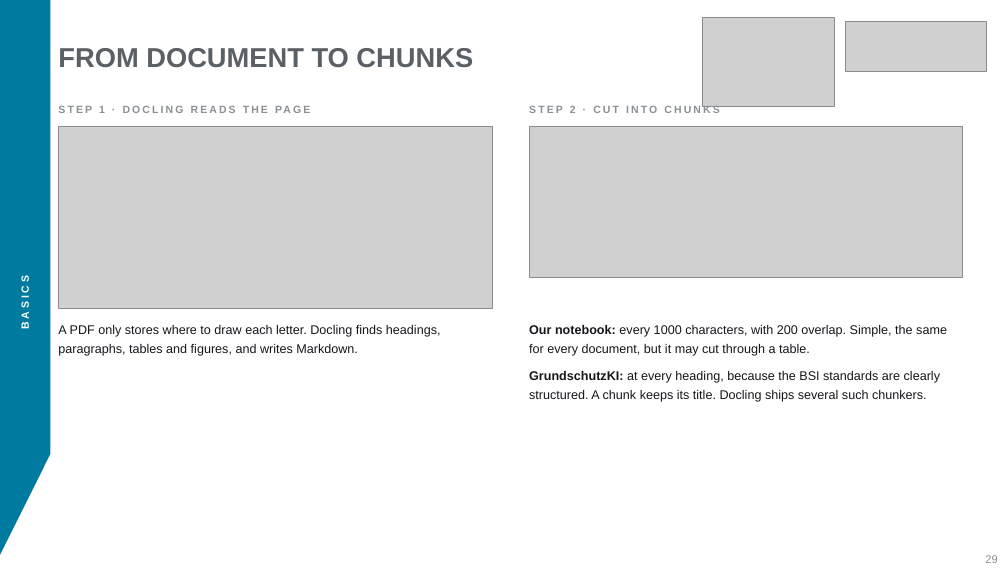
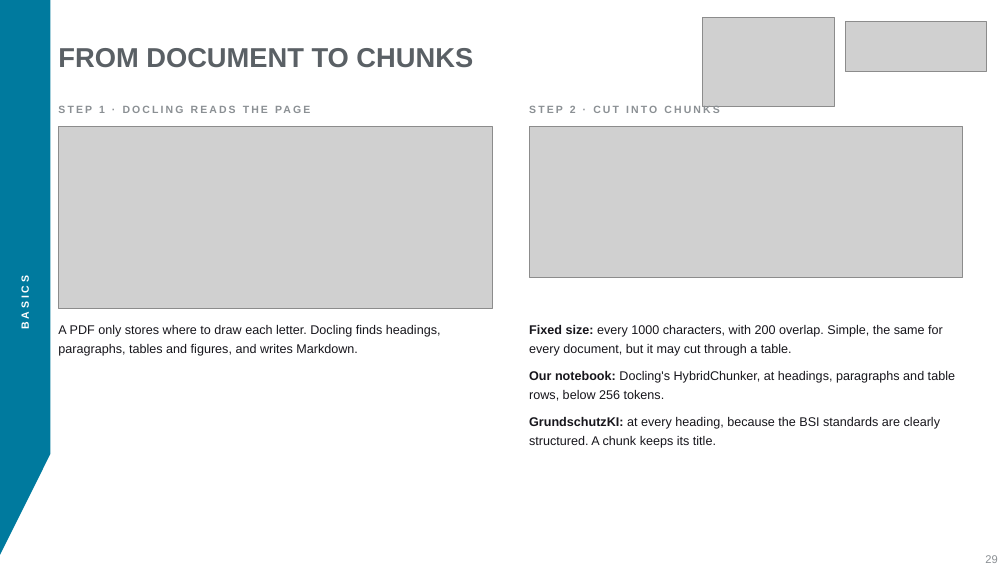
Before and after one commit to aihpi/workshop-rag-basics, a slide deck: slide 29 of slides/rag-workshop.pptx. Drawn at 1008x578 pixels with LibreOffice and Linux fonts; fonts in the diff are those of the drawing; grey boxes stand for pictures. Boxes give left, top, right and bottom in pixels: in the first picture for what was removed or moved away, otherwise in the second. Text is boxed around its words. In the diff, an @@ line names an element or a change of style, - is before the commit and + after.

```diff
--- a/slides/rag-workshop.pptx
+++ b/slides/rag-workshop.pptx
@@ text at bbox=[529, 325, 955, 448]: text changed @@
-Our notebook: every 1000 characters, with 200 overlap. Simple, the same for every document, but it may cut through a table.
-GrundschutzKI: at every heading, because the BSI standards are clearly structured. A chunk keeps its title. Docling ships several such chunkers.
+Fixed size: every 1000 characters, with 200 overlap. Simple, the same for every document, but it may cut through a table.
+Our notebook: Docling's HybridChunker, at headings, paragraphs and table rows, below 256 tokens.
+GrundschutzKI: at every heading, because the BSI standards are clearly structured. A chunk keeps its title.
```
Also in this commit, not shown: 4 other slides changed, 10 other files.
